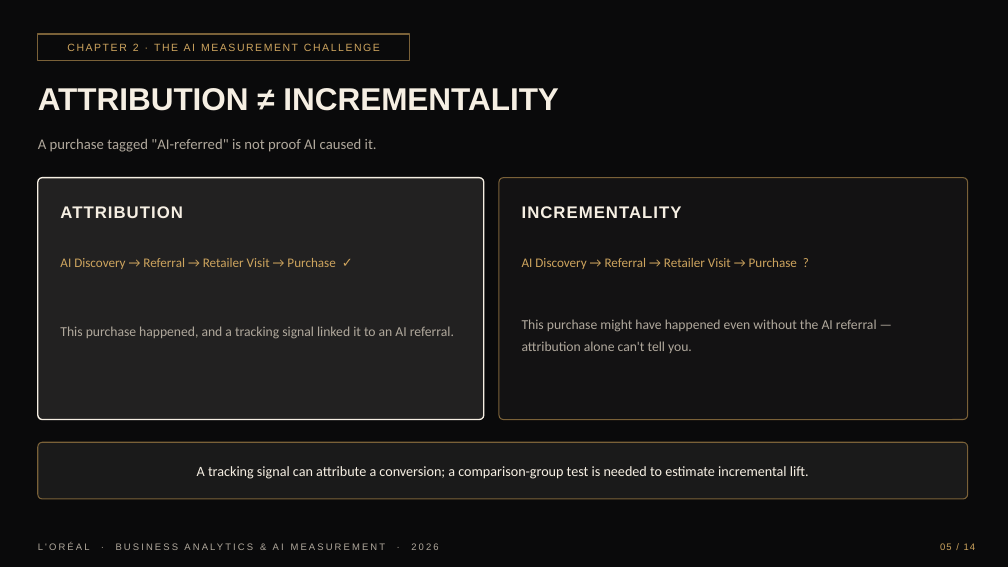
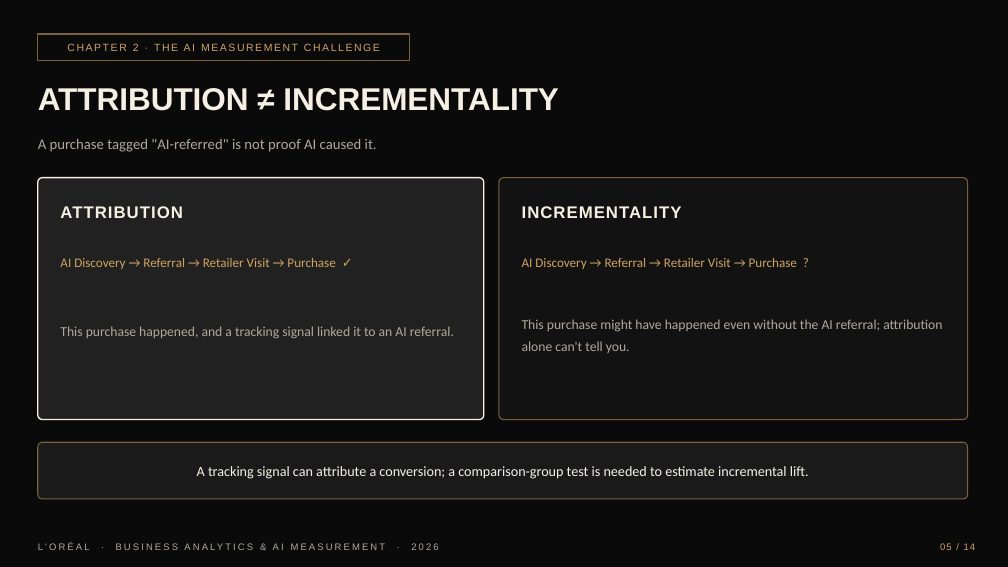
Before and after one commit to vigneshwari2408/loreal-ai-discovery-measurement, a slide deck: slide 5 of From-AI-Discovery-to-Measurement.pptx. Drawn at 1008x567 pixels with LibreOffice and Linux fonts; fonts in the diff are those of the drawing; background and template pictures are left out. Boxes give left, top, right and bottom in pixels: in the first picture for what was removed or moved away, otherwise in the second. Text is boxed around its words. In the diff, an @@ line names an element or a change of style, - is before the commit and + after.

```diff
--- a/From-AI-Discovery-to-Measurement.pptx
+++ b/From-AI-Discovery-to-Measurement.pptx
@@ text at (522,319,942,353): text changed @@
-This purchase might have happened even without the AI referral — attribution alone can't tell you.
+This purchase might have happened even without the AI referral; attribution alone can't tell you.
```
Also in this commit, not shown: 10 other slides changed, 6 other files.
